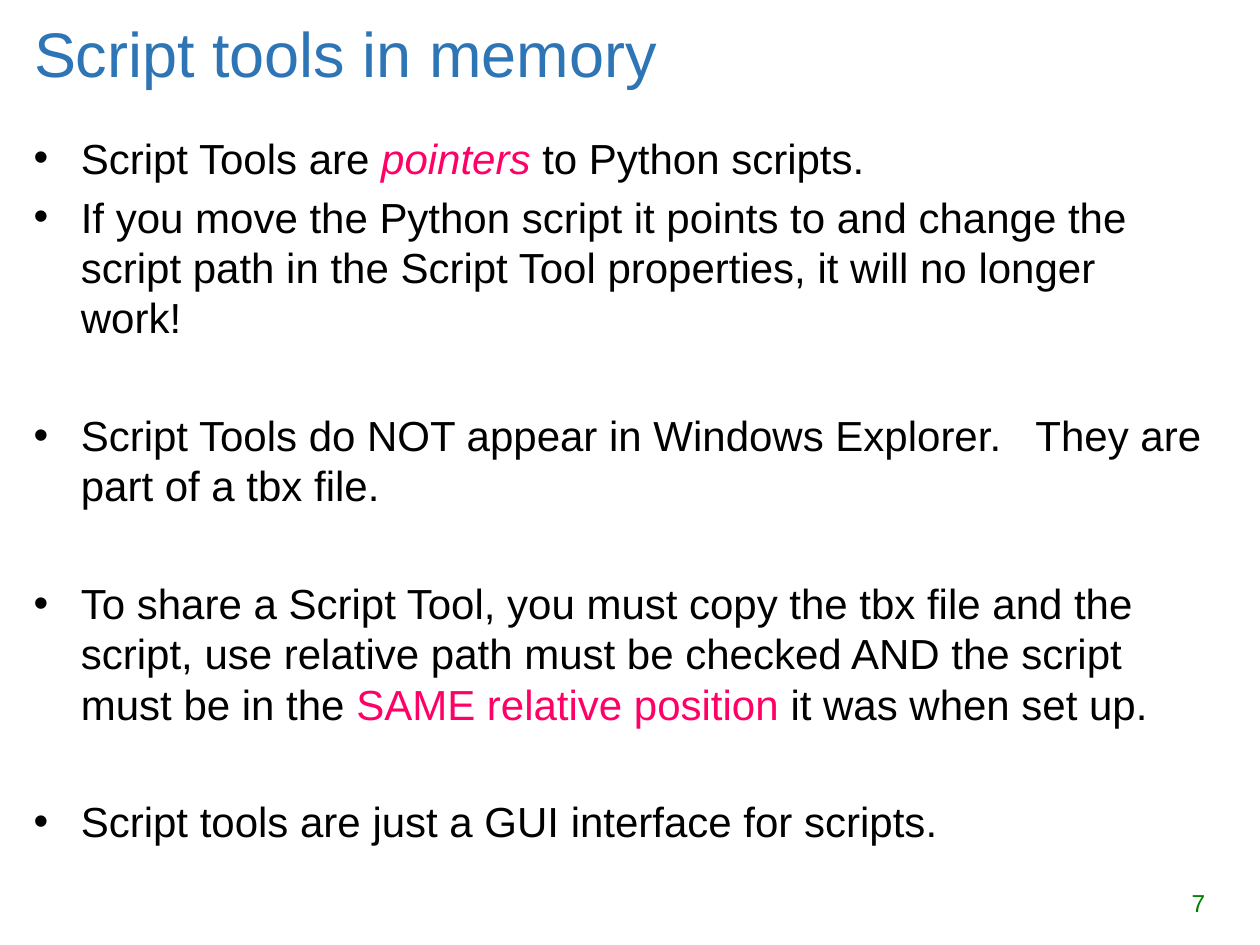
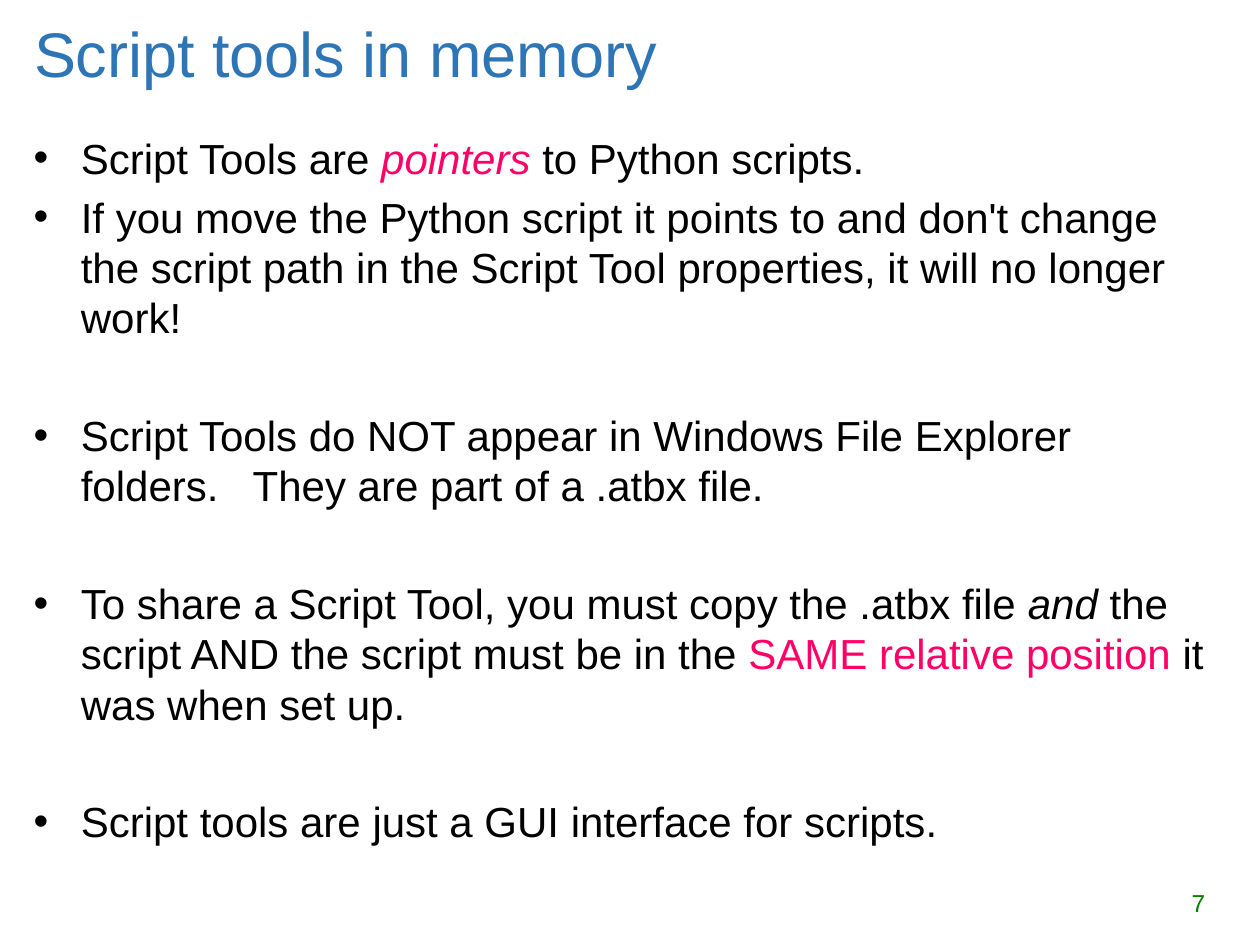
Before and after one commit to lgtateos/gis540, a slide deck: slide 7 of slides/arcScriptTools.pptx. Drawn at 1260x945 pixels with LibreOffice and Linux fonts; fonts in the diff are those of the drawing. Boxes give left, top, right and bottom in pixels: in the first picture for what was removed or moved away, otherwise in the second. Text is boxed around its words. In the diff, an @@ line names an element or a change of style, - is before the commit and + after.

```diff
--- a/slides/arcScriptTools.pptx
+++ b/slides/arcScriptTools.pptx
@@ text at bbox=[81, 202, 1204, 728]: text changed @@
-• If you move the Python script it points to and change the script path in the Script Tool properties, it will no longer work!
-• Script Tools do NOT appear in Windows Explorer. They are part of a tbx file.
-• To share a Script Tool, you must copy the tbx file and the script, use relative path must be checked AND the script must be in the SAME relative position it was when set up.
+• If you move the Python script it points to and don't change the script path in the Script Tool properties, it will no longer work!
+• Script Tools do NOT appear in Windows File Explorer folders. They are part of a .atbx file.
+• To share a Script Tool, you must copy the .atbx file and the script AND the script must be in the SAME relative position it was when set up.
```
Also in this commit, not shown: 7 other slides changed.
